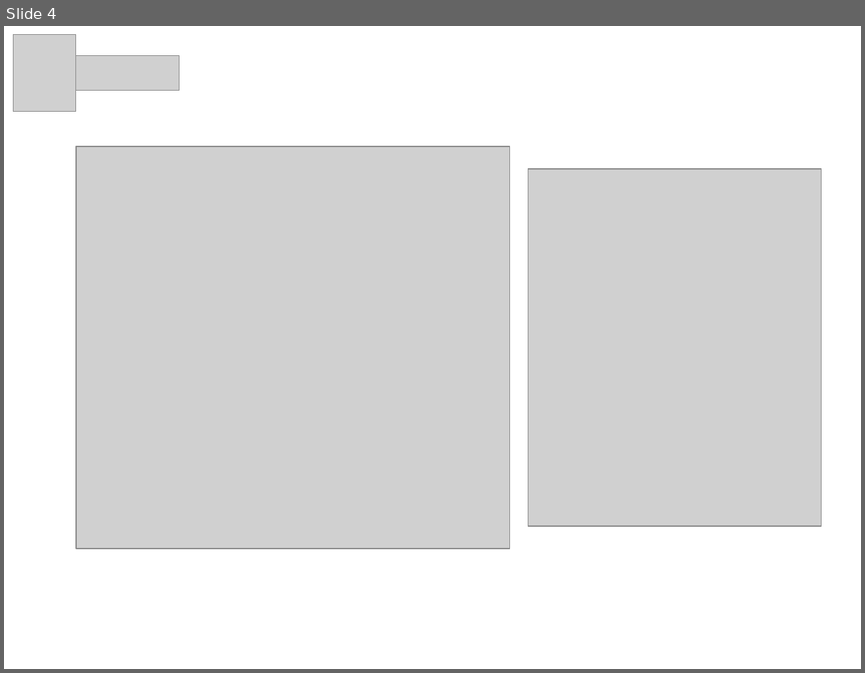
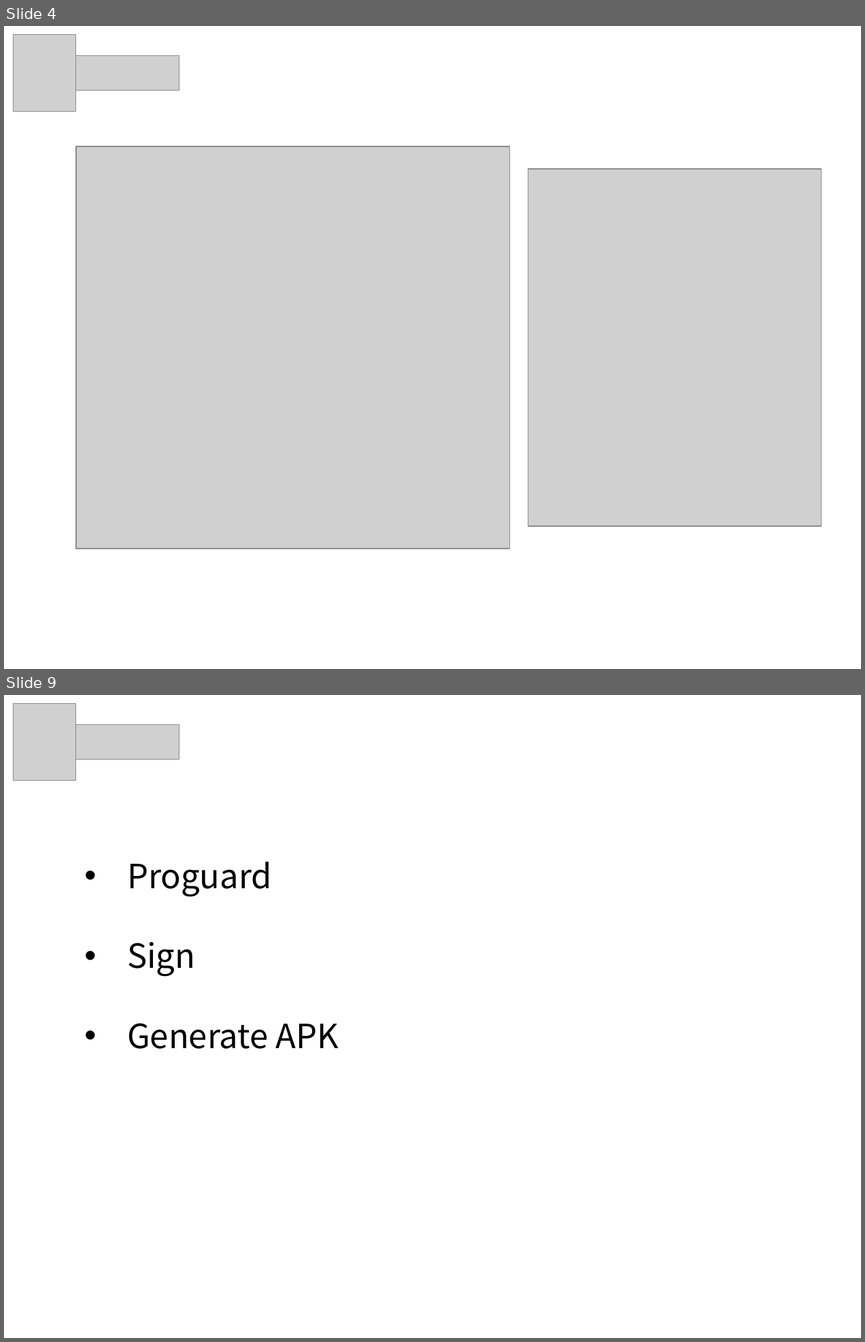
Before and after one commit to cingL/presentation, a slide deck: pre.ppt. Shown one above the other, each under a label of ours: slide 4 before the commit, slides 4 and 9 after it; the slides between them are not shown. The pictures are 865x673 and 865x1342 pixels, drawn with LibreOffice and Linux fonts; fonts in the diff are those of the drawing; grey boxes stand for pictures; background and template pictures are left out. Boxes give left, top, right and bottom in pixels: in the first picture for what was removed or moved away, otherwise in the second. Text is boxed around its words. In the diff, an @@ line names an element or a change of style, - is before the commit and + after.

```diff
--- a/pre.ppt
+++ b/pre.ppt
@@ slide 9 added at (x1=4, y1=695, x2=861, y2=1338), background picture (left out) @@
@@ picture added at (x1=14, y1=704, x2=76, y2=781) @@
@@ picture added at (x1=76, y1=725, x2=179, y2=759) @@
@@ text added at (x1=127, y1=862, x2=338, y2=1049), 28 pt, text #000000 @@
+• Proguard
+• Sign
+• Generate APK
```
Also in this commit, not shown: 3 slides changed, 2 other slides added, 1 slide removed.
